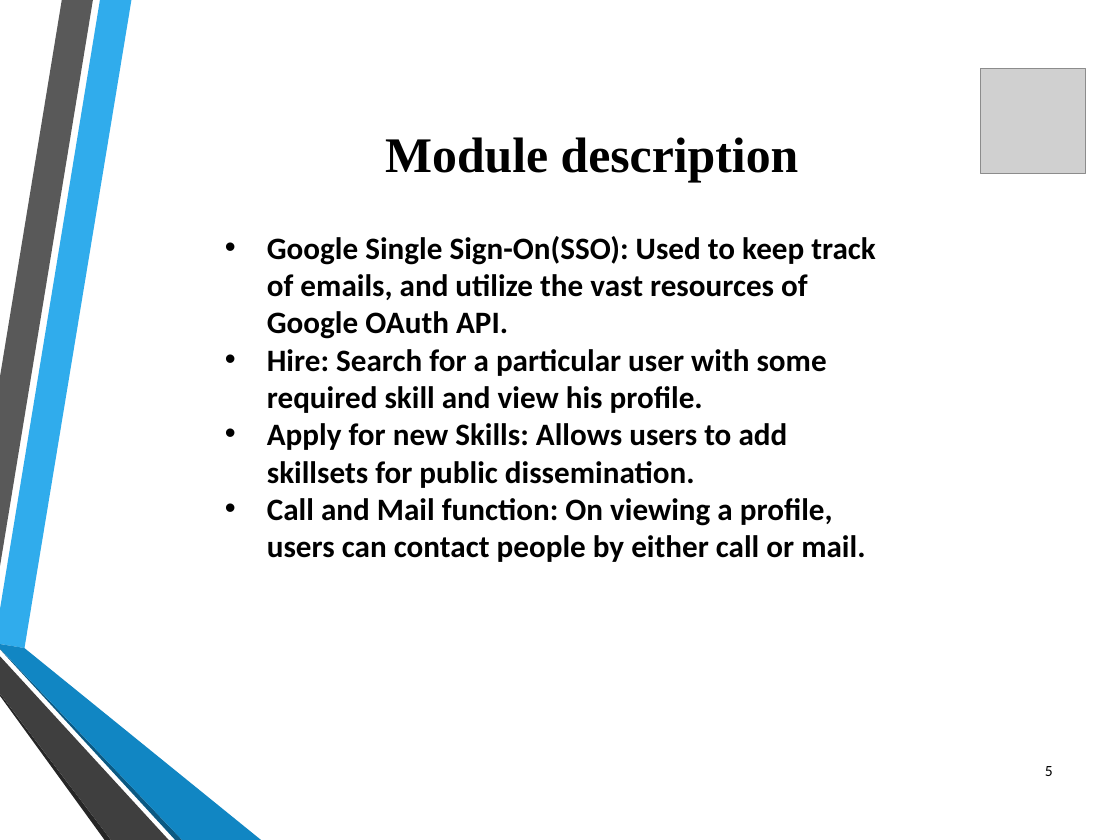
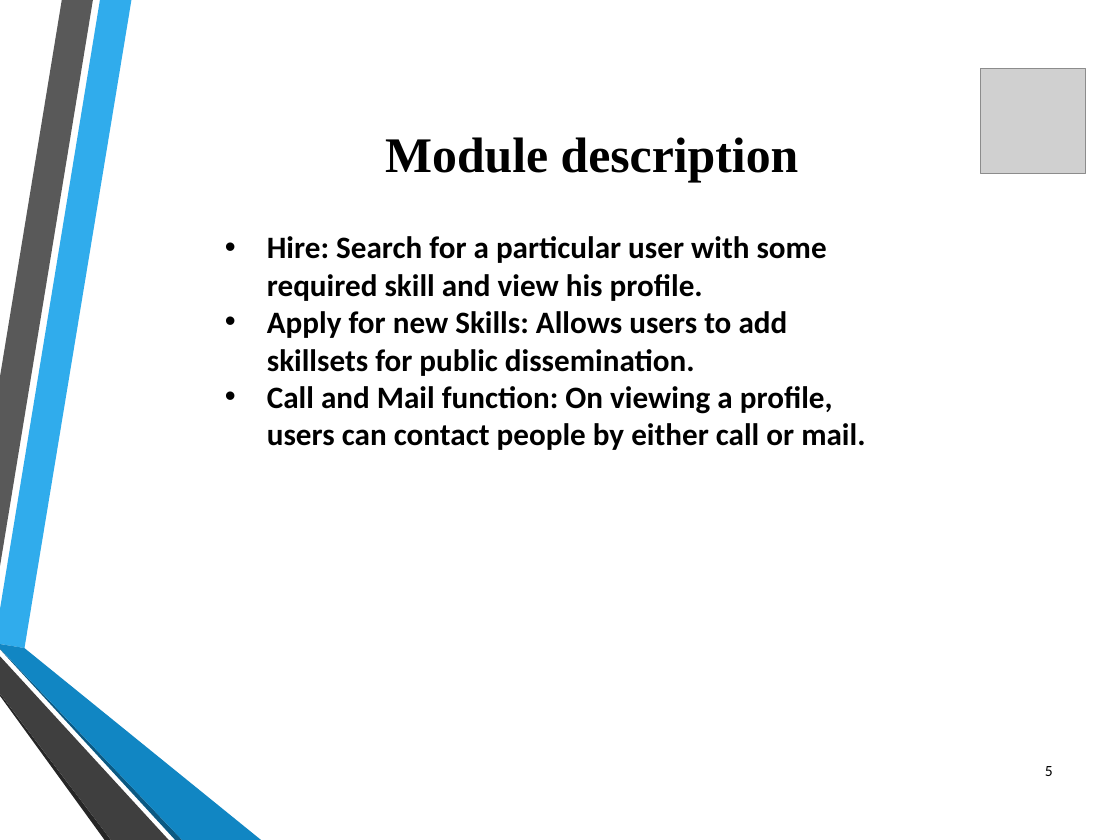
Before and after one commit to DevelSSN/skill-It, a slide deck: slide 5 of Review.pptx. Drawn at 1120x840 pixels with LibreOffice and Linux fonts; fonts in the diff are those of the drawing; grey boxes stand for pictures; background and template pictures are left out. Boxes give left, top, right and bottom in pixels: in the first picture for what was removed or moved away, otherwise in the second. Text is boxed around its words. In the diff, an @@ line names an element or a change of style, - is before the commit and + after.

```diff
--- a/Review.pptx
+++ b/Review.pptx
@@ text at (x1=267, y1=236, x2=876, y2=339): paragraph removed @@
-• Google Single Sign-On(SSO): Used to keep track of emails, and utilize the vast resources of Google OAuth API.
```
Also in this commit, not shown: 2 other slides changed, 17 other files.
